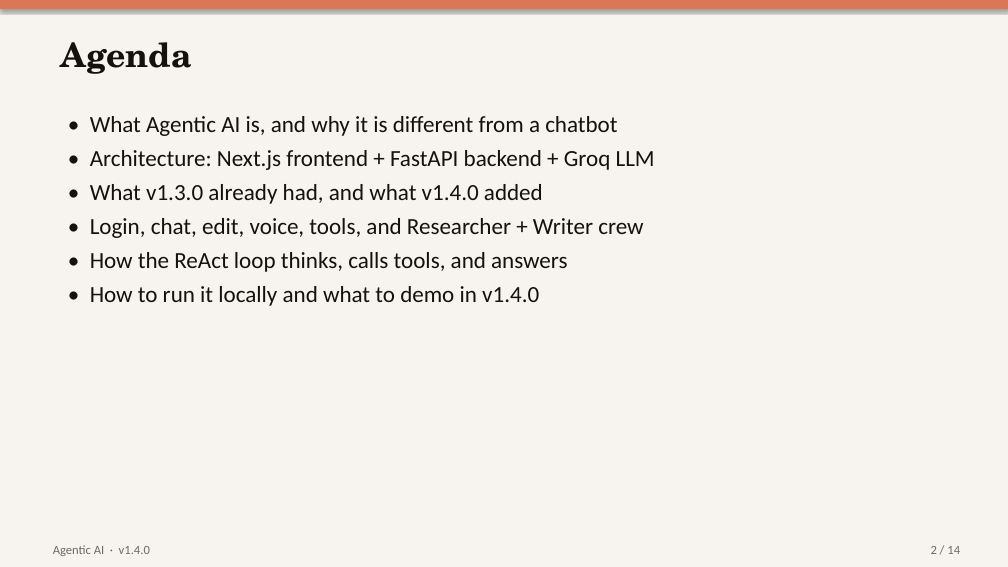
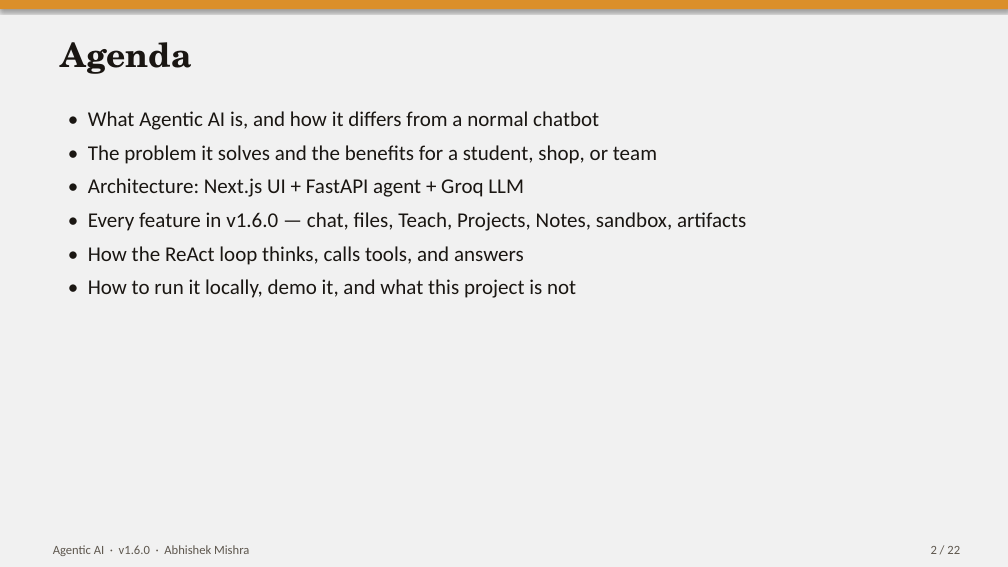
Before and after one commit to KRMANISH489/agentic-ai, a slide deck: slide 2 of Agentic_AI_Presentation.pptx. Drawn at 1008x567 pixels with LibreOffice and Linux fonts; fonts in the diff are those of the drawing. Boxes give left, top, right and bottom in pixels: in the first picture for what was removed or moved away, otherwise in the second. Text is boxed around its words. In the diff, an @@ line names an element or a change of style, - is before the commit and + after.

```diff
--- a/Agentic_AI_Presentation.pptx
+++ b/Agentic_AI_Presentation.pptx
@@ rectangle at (x1=0, y1=0, x2=1008, y2=567): fill #F7F4EF to #F1F1F1 @@
@@ rectangle at (x1=0, y1=0, x2=1008, y2=9): fill #D97757 to #DB8F2A @@
@@ text at (x1=88, y1=111, x2=746, y2=231): text changed; size 22 to 20 pt; text colour #14120B to #1A1612 @@
-• What Agentic AI is, and why it is different from a chatbot
-• Architecture: Next.js frontend + FastAPI backend + Groq LLM
-• What v1.3.0 already had, and what v1.4.0 added
-• Login, chat, edit, voice, tools, and Researcher + Writer crew
+• What Agentic AI is, and how it differs from a normal chatbot
+• The problem it solves and the benefits for a student, shop, or team
+• Architecture: Next.js UI + FastAPI agent + Groq LLM
+• Every feature in v1.6.0 — chat, files, Teach, Projects, Notes, sandbox, artifacts
@@ text at (x1=88, y1=246, x2=524, y2=265): size 22 to 20 pt, text colour #14120B to #1A1612 in "• How the ReAct loop thinks, calls ..."; more space between paragraphs @@
@@ text at (x1=88, y1=279, x2=576, y2=298): text changed; size 22 to 20 pt; text colour #14120B to #1A1612 @@
-• How to run it locally and what to demo in v1.4.0
+• How to run it locally, demo it, and what this project is not
@@ text at (x1=53, y1=545, x2=249, y2=556): text changed; text colour #6F6B63 to #5E574E @@
-Agentic AI · v1.4.0
+Agentic AI · v1.6.0 · Abhishek Mishra
@@ text at (x1=931, y1=546, x2=960, y2=554): text changed; text colour #6F6B63 to #5E574E @@
-2 / 14
+2 / 22
```
Also in this commit, not shown: 10 other slides changed, 11 slides added, 3 slides removed, 27 other files.
